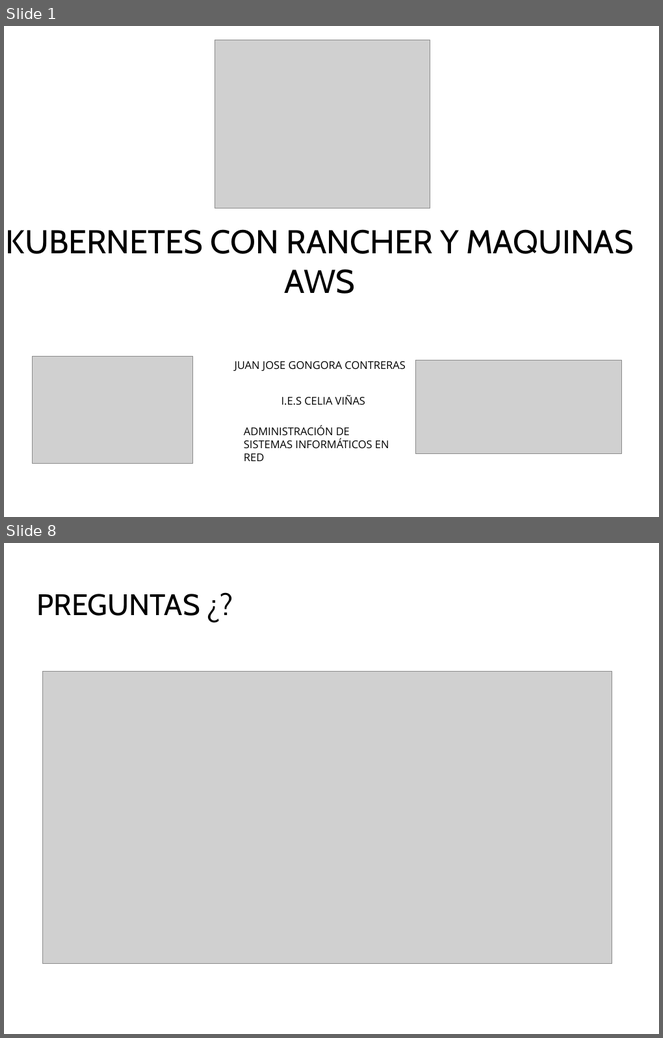
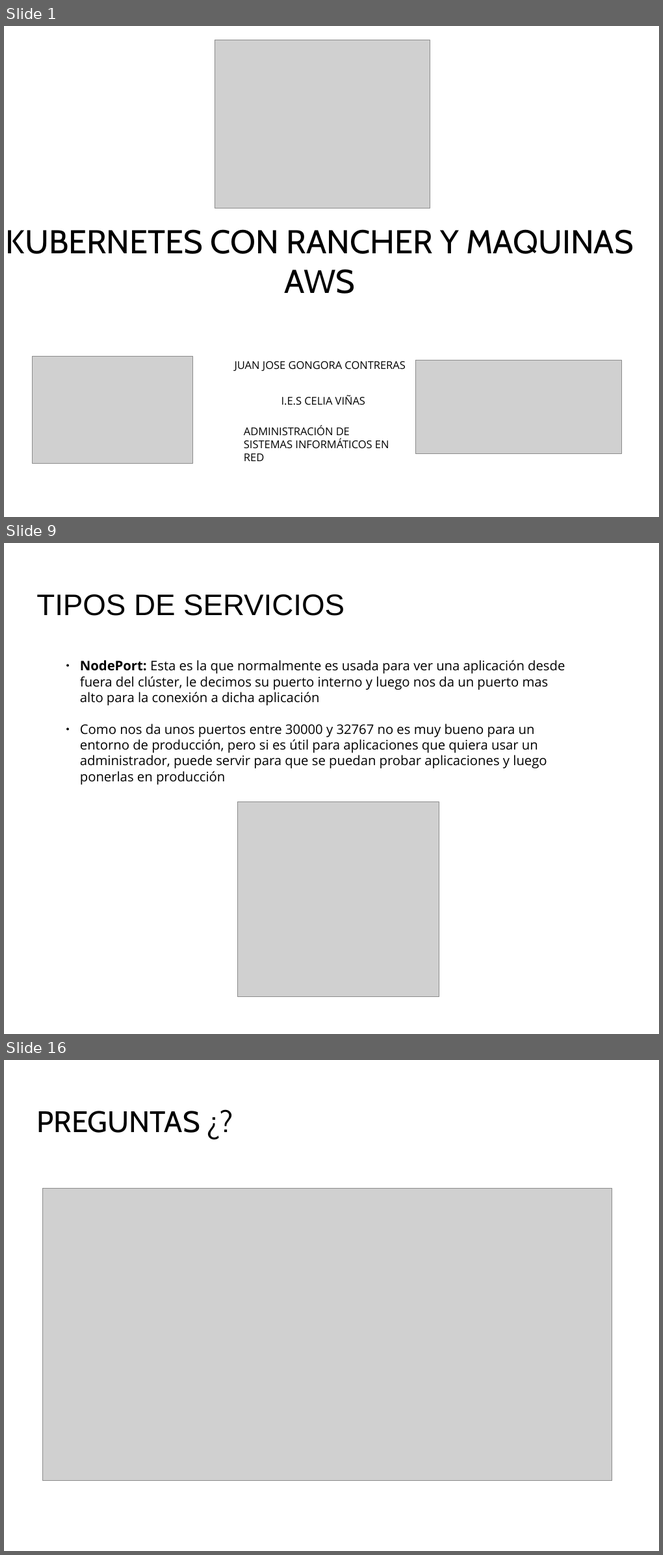
Before and after one commit to Juanjosegongora/kubernetes, a slide deck: proyecto_kubernetes.odp. Shown one above the other, each under a label of ours: slides 1 and 8 before the commit, slides 1, 9 and 16 after it; the slides between them are not shown. The pictures are 663x1038 and 663x1555 pixels, drawn with LibreOffice and Linux fonts; fonts in the diff are those of the drawing; grey boxes stand for pictures; background and template pictures are left out. Boxes give left, top, right and bottom in pixels: in the first picture for what was removed or moved away, otherwise in the second. Text is boxed around its words. In the diff, an @@ line names an element or a change of style, - is before the commit and + after.

```diff
--- a/proyecto_kubernetes.odp
+++ b/proyecto_kubernetes.odp
@@ slide 9 added at <box>4,543,659,1034</box>, background picture (left out) @@
@@ title added at <box>36,594,345,616</box>, 36 pt, text #000000 @@
+TIPOS DE SERVICIOS
@@ text added at <box>80,660,565,785</box>, 16 pt, text #000000 @@
+● NodePort: Esta es la que normalmente es usada para ver una aplicación desde fuera del clúster, le decimos su puerto interno y luego nos da un puerto mas alto para la conexión a dicha aplicación
+● Como nos da unos puertos entre 30000 y 32767 no es muy bueno para un entorno de producción, pero si es útil para aplicaciones que quiera usar un administrador, puede servir para que se puedan probar aplicaciones y luego ponerlas en producción
@@ picture added at <box>238,802,440,997</box> @@
@@ what was slide 8 is now slide 16 @@
```
Also in this commit, not shown: 6 slides changed, 7 other slides added, 1 other file.
